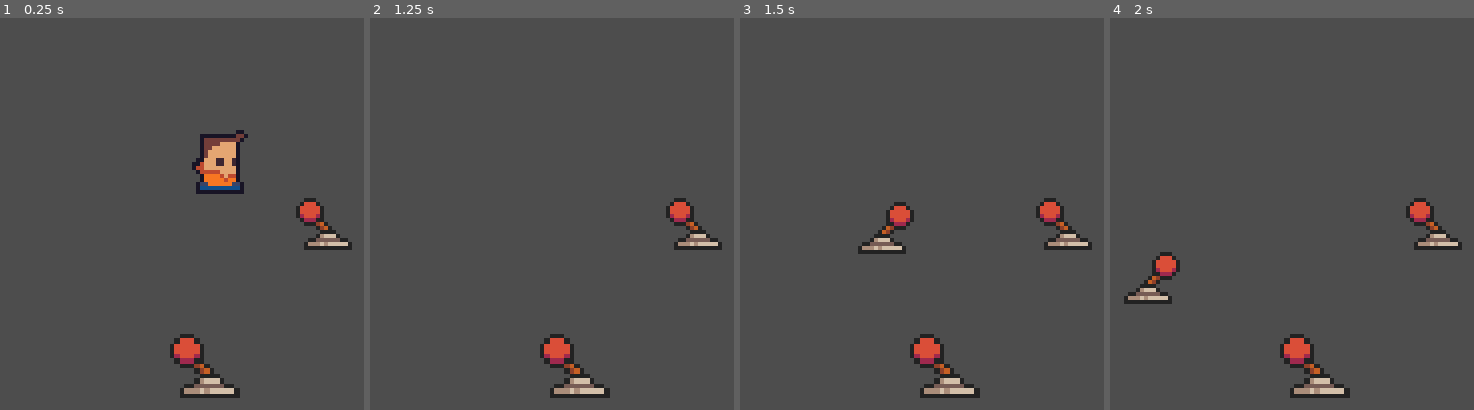
Above: before the commit, frames 1-4 (left to right).
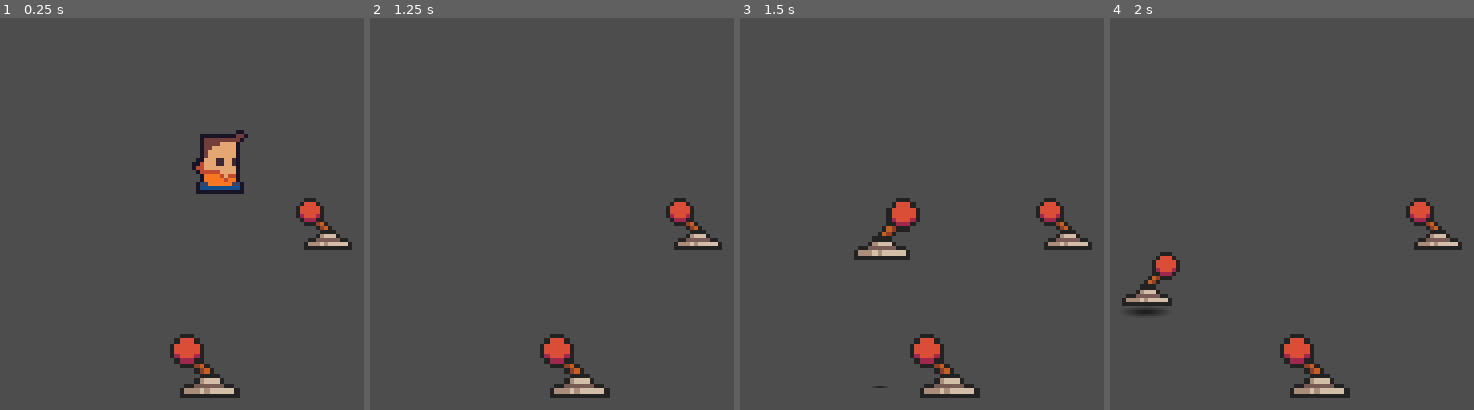
Above: after the commit, the same moments.

Repository: tiagobonetti/scaling-up
Game: Godot game, scene res://world.tscn
Same seed, same stepped clock (60 frames per second), same inputs: the game is played once before the commit and once after it.
Inputs (mouse positions are in pixels of both pictures, inside the frame that each line leads up to):
- Up to frame 1 (0.25 s): no input
- Up to frame 2 (1.25 s): move the mouse to (581, 362) at 0.52 s; press the mouse at (581, 362) at 0.53 s; hold Up (ui_up) from 0.53 s (still down)
- Up to frame 3 (1.5 s): keep holding Up (ui_up); tap Enter at 1.25 s; move the mouse to (outside the picture) at 1.27 s; release the mouse at (outside the picture) at 1.28 s; click (outside the picture) at 1.35 s
- Up to frame 4 (2 s): keep holding Up (ui_up)

Frames 1-2 are identical in both runs. In frame 3, 1.1% of the frame differs, in the area x 31-50%, y 45-95%; in frame 4, 0.4%.

Commit message:
add some kinda messed up shadows

Diff:
--- a/Scenes/Entities/Product.tscn
+++ b/Scenes/Entities/Product.tscn
@@ -1,7 +1,11 @@
-[gd_scene load_steps=4 format=3 uid="uid://i5coa7tq7tkk"]
+[gd_scene load_steps=6 format=3 uid="uid://i5coa7tq7tkk"]
 
 [ext_resource type="Texture2D" uid="uid://dhmnhjm67x37u" path="res://Environments/lever_right.png" id="1_fstiq"]
 [ext_resource type="Script" path="res://Scripts/product.gd" id="1_nwbf5"]
+[ext_resource type="Texture2D" uid="uid://dqqksljnlpe48" path="res://Sprites/shadow.webp" id="2_ydlfx"]
+
+[sub_resource type="CanvasItemMaterial" id="CanvasItemMaterial_bdwon"]
+blend_mode = 2
 
 [sub_resource type="ConvexPolygonShape2D" id="ConvexPolygonShape2D_8hh4x"]
 points = PackedVector2Array(-6, -2.41, -6, 4.445, 1, 7, 7.5, 4.005, 7.515, -2.62, 0.795, -6.34)
@@ -9,6 +13,13 @@
 [node name="Area2D2" type="Area2D"]
 script = ExtResource("1_nwbf5")
 
+[node name="Shadow" type="Sprite2D" parent="."]
+modulate = Color(1, 1, 1, 0.219608)
+material = SubResource("CanvasItemMaterial_bdwon")
+position = Vector2(-1.25, 6.125)
+scale = Vector2(0.0488282, 0.022461)
+texture = ExtResource("2_ydlfx")
+
 [node name="LeverRight" type="Sprite2D" parent="."]
 position = Vector2(-1, 0)
 texture = ExtResource("1_fstiq")
--- a/Scripts/product.gd
+++ b/Scripts/product.gd
@@ -15,10 +15,15 @@
 func _process(delta):
 	m_time += delta
 	if m_arc and (m_time < m_arc.total_time):
-		position = Transform.faux_3d(m_arc.position_at(m_time))
+		var xyz = m_arc.position_at(m_time)
+		position = Transform.faux_3d(xyz)
+		scale = Vector2(1.0 / (1.0 - 0.005 * xyz[1]), 1.0 / (1.0 - 0.005 * xyz[1]))
+		get_node("Shadow").scale = Vector2(0.7 / (10.0 + xyz[1]), 0.07 / (3.0 + xyz[1]))
+		get_node("Shadow").position = Vector2(-1.4, 6.125 + Transform.PERSPECTIVE_FACTOR * xyz[1])
 
 
 func follow_arc(arc):
 	m_arc = arc
 	m_time = 0
 	position = Transform.faux_3d(m_arc.position_at(0))
+	get_node("Shadow").position = Vector2(-1.25, 6.125 + m_arc.position_at(0)[1])
--- a/Scripts/transform.gd
+++ b/Scripts/transform.gd
@@ -1,11 +1,13 @@
 extends Node
+
+
+const PERSPECTIVE_FACTOR = 0.8
 
 
 static func faux_3d(xyz):
 	var xy = xyz[0]
 	var z = xyz[1]
-	var perspective_factor = 0.8
-	return xy - Vector2(0, perspective_factor * z)
+	return xy - Vector2(0, PERSPECTIVE_FACTOR * z)
 
 
 # Called when the node enters the scene tree for the first time.
Binary file added: Sprites/shadow.webp
Not shown, added: Sprites/shadow.webp.import
